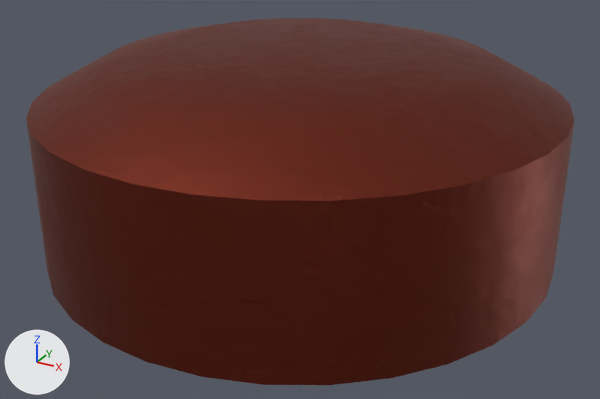
One commit to the FBX model project-steampunk/Assets/Art/Models/Level3Props/BossArena/Models/BossArena0.fbx: the scene before it, then after it.
One viewpoint serves both versions: a 50 mm lens placed at (1462.0, -153.0, 882.0), pointed at (1043.0, 608.0, 501.0). Every picture has the same lights, and +X, +Y and +Z are marked at lower left. Where no turn or scale is listed for an object, it has been applied to the vertices.

Script lines for the objects in view, before the commit:
```python
me_circle_007 = bpy.data.meshes.new('Circle.007')
me_circle_007.from_pydata(...)  # 200 vertices, 167 faces; spans x -264.0..264.0, y -264.0..264.0, z -7.0..253.0
me_circle_007.materials.append(mat_redmetal)
ob_circle_182 = bpy.data.objects.new('Circle.182', me_circle_007)
ob_circle_182.location = (1072.2, 556.4, 439.2)
```
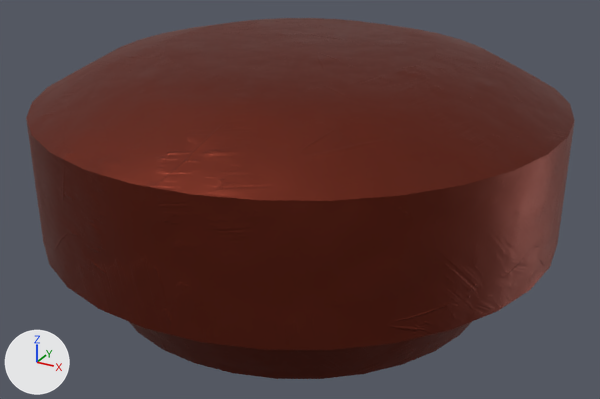
The newer file is also turned or shifted as a whole; pictures and numbers use the older file's frame.

Changed parts and their boxes [x1, y1, x2, y2] in the pictures (600 x 399 px; the box of a moved part takes in the faces that stretch with it):
```json
{"object": "Circle.182", "change": "reshaped", "before": [26, 18, 575, 385], "after": [26, 18, 575, 379]}
{"part": 1, "of": "me_circle_007", "change": "moved or reshaped", "before": [26, 119, 574, 385], "after": [26, 119, 574, 379]}
{"part": 2, "of": "me_circle_007", "change": "surface changed", "before": [156, 151, 342, 200], "after": [156, 151, 342, 200]}
```

The change, as JSON lines over the scene's bpy script:
```json
{"block": "me_circle_007", "where": "# used by ob_circle_182; location = (1072.2, 556.4, 439.2)"}
{"op": "remove", "block": "me_circle_007", "code": "me_circle_007.from_pydata(...)  # 200 vertices, 167 faces; spans x -264.0..264.0, y -264.0..264.0, z -7.0..253.0"}
{"op": "add", "block": "me_circle_007", "code": "me_circle_007.from_pydata(...)  # 209 vertices, 169 faces; spans x -264.0..264.0, y -264.0..461.0, z 2.0..253.0"}
{"block": "me_circle_007", "change": "me_circle_007 part 1"}
{"block": "me_circle_007", "change": "14 vertices are removed from x -84.0..122.0, y -36.0..220.0, z -7.0..42.0"}
{"block": "me_circle_007", "change": "20 faces are deleted"}
{"block": "me_circle_007", "change": "32 vertices in x -264.0..264.0, y -264.0..264.0, z 42.0 move by (0.0, 0.0, 33.0)"}
{"block": "me_circle_007", "change": "26 vertices move from x -220.0..220.0, y -220.0..183.0, z 42.0 to x -232.0..232.0, y -232.0..193.0, z 75.0"}
{"block": "me_circle_007", "change": "23 vertices are added at x -100.0..129.0, y 172.0..461.0, z 2.0..75.0"}
{"block": "me_circle_007", "change": "22 new faces join them"}
{"block": "me_circle_007", "change": "me_circle_007 part 2: 147 kept faces spanning x -264.0..264.0, y -264.0..264.0, z 2.0..253.0 get new texture (UV) coordinates"}
```
